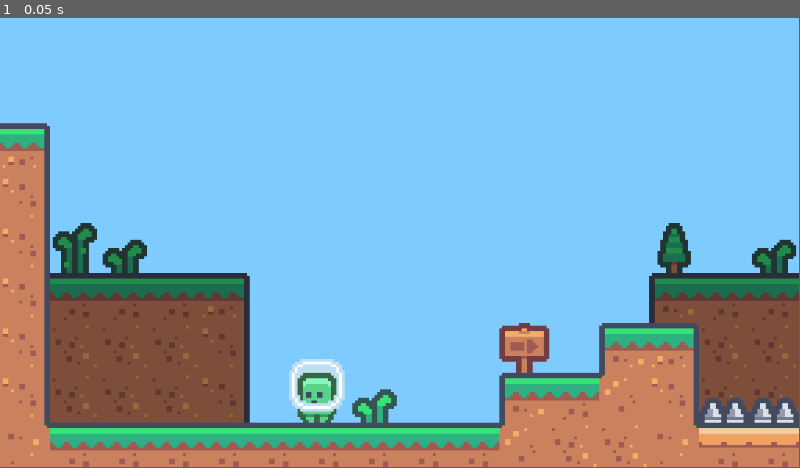
Above: before the commit, frame 1.
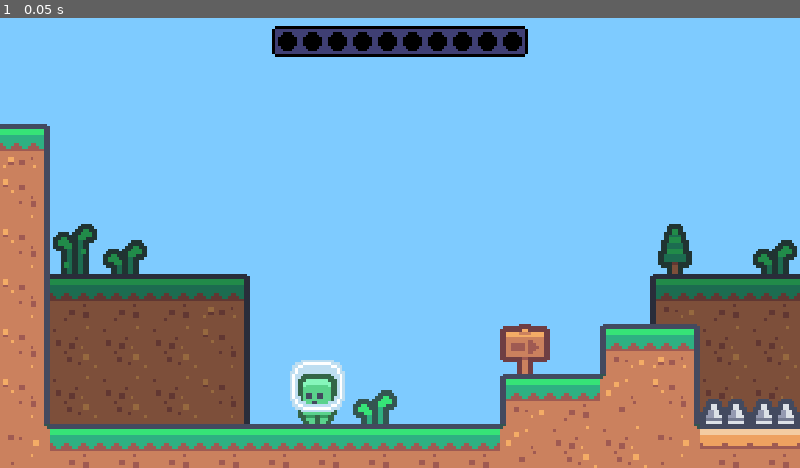
Above: after the commit, the same moment.

Repository: lzxh7/zero-lines
Game: Godot game, scene res://main.tscn
Same seed, same stepped clock (60 frames per second), same inputs: the game is played once before the commit and once after it.
Inputs:
- Up to frame 1 (0.05 s): no input
In our replay, the window is 799x449 before the commit and 800x450 after it. These sizes can differ from the game's own. Grey fills any space a smaller window leaves; there, only what the larger window draws over its background counts as a difference.

The runs differ from the first frame. In frame 1, 5.4% of the frame differs, in the area x 0-100%, y 0-100%.

Commit message:
working on coin display
commiting so i can revert if i make the editor crash again

Diff:
--- a/coin.tscn
+++ b/coin.tscn
@@ -29,14 +29,26 @@
 tracks/0/type = "value"
 tracks/0/imported = false
 tracks/0/enabled = true
-tracks/0/path = NodePath(".:frame_coords")
+tracks/0/path = NodePath("..:visible")
 tracks/0/interp = 1
 tracks/0/loop_wrap = true
 tracks/0/keys = {
-"times": PackedFloat32Array(0),
+"times": PackedFloat32Array(0.001),
 "transitions": PackedFloat32Array(1),
 "update": 1,
-"values": [Vector2i(0, 0)]
+"values": [false]
+}
+tracks/1/type = "value"
+tracks/1/imported = false
+tracks/1/enabled = true
+tracks/1/path = NodePath("..:process_mode")
+tracks/1/interp = 1
+tracks/1/loop_wrap = true
+tracks/1/keys = {
+"times": PackedFloat32Array(0.001),
+"transitions": PackedFloat32Array(1),
+"update": 1,
+"values": [4]
 }
 
 [sub_resource type="AnimationLibrary" id="AnimationLibrary_d5dhc"]
@@ -61,6 +73,7 @@
 hframes = 2
 
 [node name="AnimationPlayer" type="AnimationPlayer" parent="Sprite2D"]
+process_mode = 3
 libraries = {
 "": SubResource("AnimationLibrary_d5dhc")
 }
@@ -82,6 +95,7 @@
 [connection signal="ready" from="." to="." method="hide"]
 [connection signal="timeout" from="Reveal" to="." method="show"]
 [connection signal="timeout" from="Reveal" to="." method="set_process_mode" binds= [3]]
+[connection signal="timeout" from="Reveal" to="Sprite2D/AnimationPlayer" method="play" binds= [&"spin_coin"]]
 [connection signal="timeout" from="Touched" to="." method="hide"]
 [connection signal="timeout" from="Touched" to="." method="set_process_mode" binds= [4]]
 [connection signal="timeout" from="Touched" to="Reveal" method="set_block_signals" binds= [true]]
--- /dev/null
+++ b/coin_counter.tscn
@@ -0,0 +1,51 @@
+[gd_scene load_steps=3 format=3 uid="uid://crksv8u8mmr5s"]
+
+[ext_resource type="PackedScene" uid="uid://iqc1ca157k3" path="res://coin_counter_internal.tscn" id="1_x8pab"]
+[ext_resource type="Texture2D" uid="uid://tgl6d0xe6cvp" path="res://coin_frame.png" id="2_f0vjf"]
+
+[node name="CoinCounter" type="Control"]
+layout_mode = 3
+anchors_preset = 0
+offset_right = 40.0
+offset_bottom = 40.0
+
+[node name="SubViewportContainer" type="SubViewportContainer" parent="."]
+texture_filter = 1
+layout_mode = 1
+anchors_preset = 5
+anchor_left = 0.5
+anchor_right = 0.5
+offset_left = -180.0
+offset_right = 180.0
+offset_bottom = 44.0
+grow_horizontal = 2
+stretch = true
+
+[node name="SubViewport" type="SubViewport" parent="SubViewportContainer"]
+handle_input_locally = false
+size = Vector2i(360, 44)
+render_target_update_mode = 4
+
+[node name="Node2D" parent="SubViewportContainer/SubViewport" instance=ExtResource("1_x8pab")]
+
+[node name="TextureRect" type="TextureRect" parent="."]
+texture_filter = 1
+layout_mode = 1
+anchors_preset = 5
+anchor_left = 0.5
+anchor_right = 0.5
+offset_left = -184.0
+offset_right = -92.0
+offset_bottom = 11.0
+grow_horizontal = 2
+scale = Vector2(4, 4)
+texture = ExtResource("2_f0vjf")
+expand_mode = 2
+
+[node name="AddCoin" type="Timer" parent="."]
+wait_time = 0.001
+one_shot = true
+
+[connection signal="timeout" from="AddCoin" to="SubViewportContainer/SubViewport/Node2D/RigidBody2D" method="apply_central_impulse" binds= [Vector2(2160, 0)]]
+
+[editable path="SubViewportContainer/SubViewport/Node2D"]
--- /dev/null
+++ b/coin_counter_internal.tscn
@@ -0,0 +1,59 @@
+[gd_scene load_steps=9 format=3 uid="uid://iqc1ca157k3"]
+
+[sub_resource type="QuadMesh" id="QuadMesh_nb5o3"]
+
+[sub_resource type="Gradient" id="Gradient_wfjmq"]
+offsets = PackedFloat32Array(0, 0.897661)
+colors = PackedColorArray(0, 0, 0, 1, 0, 0, 0, 1)
+
+[sub_resource type="GradientTexture2D" id="GradientTexture2D_km66i"]
+gradient = SubResource("Gradient_wfjmq")
+
+[sub_resource type="QuadMesh" id="QuadMesh_va5qs"]
+
+[sub_resource type="Gradient" id="Gradient_ef1gr"]
+offsets = PackedFloat32Array(0, 0.897661)
+colors = PackedColorArray(1, 0.85098, 0, 1, 1, 0.85098, 0, 1)
+
+[sub_resource type="GradientTexture2D" id="GradientTexture2D_j5ry3"]
+gradient = SubResource("Gradient_ef1gr")
+
+[sub_resource type="RectangleShape2D" id="RectangleShape2D_lxgy2"]
+size = Vector2(12, 24)
+
+[sub_resource type="RectangleShape2D" id="RectangleShape2D_wkp52"]
+
+[node name="Node2D" type="Node2D"]
+
+[node name="MeshInstance2D" type="MeshInstance2D" parent="."]
+position = Vector2(220, 63.875)
+scale = Vector2(440, 128.25)
+mesh = SubResource("QuadMesh_nb5o3")
+texture = SubResource("GradientTexture2D_km66i")
+
+[node name="RigidBody2D" type="RigidBody2D" parent="."]
+position = Vector2(-8, 0)
+gravity_scale = 0.0
+linear_damp = 60.0
+
+[node name="MeshInstance2D" type="MeshInstance2D" parent="RigidBody2D"]
+position = Vector2(-208, 65.75)
+scale = Vector2(440, 132.5)
+mesh = SubResource("QuadMesh_va5qs")
+texture = SubResource("GradientTexture2D_j5ry3")
+
+[node name="CollisionShape2D" type="CollisionShape2D" parent="RigidBody2D"]
+position = Vector2(6, 12)
+shape = SubResource("RectangleShape2D_lxgy2")
+
+[node name="Area2D" type="Area2D" parent="."]
+
+[node name="CollisionShape2D" type="CollisionShape2D" parent="Area2D"]
+position = Vector2(356, 16)
+shape = SubResource("RectangleShape2D_wkp52")
+
+[node name="AllCoinsFound" type="Timer" parent="Area2D"]
+wait_time = 0.001
+one_shot = true
+
+[connection signal="body_entered" from="Area2D" to="Area2D/AllCoinsFound" method="start" unbinds=1]
--- /dev/null
+++ b/coin_spawner.tscn
@@ -0,0 +1,21 @@
+[gd_scene load_steps=3 format=3 uid="uid://d0ycgh4mre2xw"]
+
+[ext_resource type="PackedScene" uid="uid://diovi7lou84m" path="res://coin.tscn" id="1_6cjk5"]
+
+[sub_resource type="RectangleShape2D" id="RectangleShape2D_6hntf"]
+size = Vector2(72, 8)
+
+[node name="CoinSpawner" type="Area2D"]
+collision_mask = 128
+
+[node name="CollisionShape2D" type="CollisionShape2D" parent="."]
+position = Vector2(0, 28)
+shape = SubResource("RectangleShape2D_6hntf")
+
+[node name="Coin" parent="." instance=ExtResource("1_6cjk5")]
+visible = false
+position = Vector2(0, -68)
+
+[connection signal="area_entered" from="." to="Coin/Reveal" method="start" unbinds=1]
+
+[editable path="Coin"]
--- a/enemy.tscn
+++ b/enemy.tscn
@@ -13,6 +13,38 @@
 [sub_resource type="CapsuleShape2D" id="CapsuleShape2D_3d3b0"]
 radius = 26.0
 height = 60.0
+
+[sub_resource type="Animation" id="Animation_v46ag"]
+length = 0.001
+tracks/0/type = "value"
+tracks/0/imported = false
+tracks/0/enabled = true
+tracks/0/path = NodePath(".:process_mode")
+tracks/0/interp = 1
+tracks/0/loop_wrap = true
+tracks/0/keys = {
+"times": PackedFloat32Array(0),
+"transitions": PackedFloat32Array(1),
+"update": 1,
+"values": [0]
+}
+tracks/1/type = "value"
+tracks/1/imported = false
+tracks/1/enabled = true
+tracks/1/path = NodePath("Icon:visible")
+tracks/1/interp = 1
+tracks/1/loop_wrap = true
+tracks/1/keys = {
+"times": PackedFloat32Array(0),
+"transitions": PackedFloat32Array(1),
+"update": 1,
+"values": [true]
+}
+
+[sub_resource type="AnimationLibrary" id="AnimationLibrary_tkddg"]
+_data = {
+"RESET": SubResource("Animation_v46ag")
+}
 
 [sub_resource type="Animation" id="Animation_rvugt"]
 resource_name = "run"
@@ -31,13 +63,22 @@
 "values": [Vector2i(0, 0), Vector2i(1, 0)]
 }
 
+[sub_resource type="Animation" id="Animation_aw31b"]
+resource_name = "RESET"
+
 [sub_resource type="AnimationLibrary" id="AnimationLibrary_cogm1"]
 _data = {
+"RESET": SubResource("Animation_aw31b"),
 "run": SubResource("Animation_rvugt")
 }
 
 [sub_resource type="Animation" id="Animation_bb6it"]
 length = 0.001
+
+[sub_resource type="Animation" id="Animation_eofqy"]
+resource_name = "look_left"
+length = 0.0166683
+step = 0.0166667
 tracks/0/type = "value"
 tracks/0/imported = false
 tracks/0/enabled = true
@@ -63,8 +104,8 @@
 "values": [Vector2(-2000, 0)]
 }
 
-[sub_resource type="Animation" id="Animation_eofqy"]
-resource_name = "look_left"
+[sub_resource type="Animation" id="Animation_2uiay"]
+resource_name = "look_right"
 length = 0.0166683
 step = 0.0166667
 tracks/0/type = "value"
@@ -77,7 +118,7 @@
 "times": PackedFloat32Array(0),
 "transitions": PackedFloat32Array(1),
 "update": 0,
-"values": [Vector2(4, 4)]
+"values": [Vector2(-4, 4)]
 }
 tracks/1/type = "value"
 tracks/1/imported = false
@@ -89,35 +130,6 @@
 "times": PackedFloat32Array(0),
 "transitions": PackedFloat32Array(1),
 "update": 0,
-"values": [Vector2(-2000, 0)]
-}
-
-[sub_resource type="Animation" id="Animation_2uiay"]
-resource_name = "look_right"
-length = 0.0166683
-step = 0.0166667
-tracks/0/type = "value"
-tracks/0/imported = false
-tracks/0/enabled = true
-tracks/0/path = NodePath("Icon:scale")
-tracks/0/interp = 1
-tracks/0/loop_wrap = true
-tracks/0/keys = {
-"times": PackedFloat32Array(0),
-"transitions": PackedFloat32Array(1),
-"update": 0,
-"values": [Vector2(-4, 4)]
-}
-tracks/1/type = "value"
-tracks/1/imported = false
-tracks/1/enabled = true
-tracks/1/path = NodePath(".:constant_force")
-tracks/1/interp = 1
-tracks/1/loop_wrap = true
-tracks/1/keys = {
-"times": PackedFloat32Array(0),
-"transitions": PackedFloat32Array(1),
-"update": 0,
 "values": [Vector2(2000, 0)]
 }
 
@@ -126,68 +138,6 @@
 "RESET": SubResource("Animation_bb6it"),
 "look_left": SubResource("Animation_eofqy"),
 "look_right": SubResource("Animation_2uiay")
-}
-
-[sub_resource type="Animation" id="Animation_yvl23"]
-resource_name = "reset"
-length = 0.0166683
-step = 0.0166667
-tracks/0/type = "value"
-tracks/0/imported = false
-tracks/0/enabled = true
-tracks/0/path = NodePath(".:visible")
-tracks/0/interp = 1
-tracks/0/loop_wrap = true
-tracks/0/keys = {
-"times": PackedFloat32Array(0),
-"transitions": PackedFloat32Array(1),
-"update": 1,
-"values": [true]
-}
-tracks/1/type = "value"
-tracks/1/imported = false
-tracks/1/enabled = true
-tracks/1/path = NodePath(".:process_mode")
-tracks/1/interp = 1
-tracks/1/loop_wrap = true
-tracks/1/keys = {
-"times": PackedFloat32Array(0),
-"transitions": PackedFloat32Array(1),
-"update": 1,
-"values": [0]
-}
-
-[sub_resource type="Animation" id="Animation_v46ag"]
-length = 0.001
-tracks/0/type = "value"
-tracks/0/imported = false
-tracks/0/enabled = true
-tracks/0/path = NodePath(".:visible")
-tracks/0/interp = 1
-tracks/0/loop_wrap = true
-tracks/0/keys = {
-"times": PackedFloat32Array(0),
-"transitions": PackedFloat32Array(1),
-"update": 1,
-"values": [true]
-}
-tracks/1/type = "value"
-tracks/1/imported = false
-tracks/1/enabled = true
-tracks/1/path = NodePath(".:process_mode")
-tracks/1/interp = 1
-tracks/1/loop_wrap = true
-tracks/1/keys = {
-"times": PackedFloat32Array(0),
-"transitions": PackedFloat32Array(1),
-"update": 1,
-"values": [0]
-}
-
-[sub_resource type="AnimationLibrary" id="AnimationLibrary_tkddg"]
-_data = {
-"RESET": SubResource("Animation_v46ag"),
-"reset": SubResource("Animation_yvl23")
 }
 
 [sub_resource type="RectangleShape2D" id="RectangleShape2D_ogcno"]
@@ -219,6 +169,12 @@
 rotation = 1.5708
 shape = SubResource("CapsuleShape2D_3d3b0")
 
+[node name="Reset" type="AnimationPlayer" parent="."]
+process_mode = 3
+libraries = {
+"": SubResource("AnimationLibrary_tkddg")
+}
+
 [node name="AnimationPlayer" type="AnimationPlayer" parent="."]
 reset_on_save = false
 libraries = {
@@ -228,11 +184,6 @@
 [node name="LookLeftRight" type="AnimationPlayer" parent="."]
 libraries = {
 "": SubResource("AnimationLibrary_1q6vn")
-}
-
-[node name="Reset" type="AnimationPlayer" parent="."]
-libraries = {
-"": SubResource("AnimationLibrary_tkddg")
 }
 
 [node name="GoRight" type="Area2D" parent="."]
--- a/main.tscn
+++ b/main.tscn
@@ -1,10 +1,12 @@
-[gd_scene load_steps=13 format=3 uid="uid://cdvcm8f5fq5ys"]
+[gd_scene load_steps=15 format=3 uid="uid://cdvcm8f5fq5ys"]
 
 [ext_resource type="TileSet" uid="uid://qit07w31ghty" path="res://tile_set_foreground.tres" id="1_87m5i"]
 [ext_resource type="PackedScene" uid="uid://wyghu87u41ku" path="res://player.tscn" id="1_ou0uc"]
 [ext_resource type="TileSet" uid="uid://qgbo7l5fuget" path="res://tile_set_background.tres" id="2_131tm"]
 [ext_resource type="Texture2D" uid="uid://b34kvwlk7m4i1" path="res://spoiler.jpg" id="3_8yd67"]
 [ext_resource type="PackedScene" uid="uid://b8jijmegimlg2" path="res://enemy.tscn" id="3_f3hby"]
+[ext_resource type="PackedScene" uid="uid://d0ycgh4mre2xw" path="res://coin_spawner.tscn" id="6_h16gg"]
+[ext_resource type="PackedScene" uid="uid://crksv8u8mmr5s" path="res://coin_counter.tscn" id="7_unfvx"]
 
 [sub_resource type="WorldBoundaryShape2D" id="WorldBoundaryShape2D_ygyig"]
 distance = -648.0
@@ -84,70 +86,28 @@
 tracks/5/type = "method"
 tracks/5/imported = false
 tracks/5/enabled = true
-tracks/5/path = NodePath("ResetShow")
+tracks/5/path = NodePath("Resetables")
 tracks/5/interp = 1
 tracks/5/loop_wrap = true
 tracks/5/keys = {
 "times": PackedFloat32Array(0),
 "transitions": PackedFloat32Array(1),
 "values": [{
-"args": [&"show", [], false],
+"args": [&"play", [&"RESET"], false],
 "method": &"propagate_call"
 }]
 }
-tracks/6/type = "method"
+tracks/6/type = "value"
 tracks/6/imported = false
 tracks/6/enabled = true
-tracks/6/path = NodePath("ResetShow")
+tracks/6/path = NodePath("Player/Squasher:process_mode")
 tracks/6/interp = 1
 tracks/6/loop_wrap = true
 tracks/6/keys = {
 "times": PackedFloat32Array(0),
 "transitions": PackedFloat32Array(1),
-"values": [{
-"args": [&"set_process_mode", [0], true],
-"method": &"propagate_call"
-}]
-}
-tracks/7/type = "value"
-tracks/7/imported = false
-tracks/7/enabled = true
-tracks/7/path = NodePath("Player/Squasher:process_mode")
-tracks/7/interp = 1
-tracks/7/loop_wrap = true
-tracks/7/keys = {
-"times": PackedFloat32Array(0),
-"transitions": PackedFloat32Array(1),
 "update": 1,
 "values": [0]
-}
-tracks/8/type = "method"
-tracks/8/imported = false
-tracks/8/enabled = true
-tracks/8/path = NodePath("ResetHide")
-tracks/8/interp = 1
-tracks/8/loop_wrap = true
-tracks/8/keys = {
-"times": PackedFloat32Array(0),
-"transitions": PackedFloat32Array(1),
-"values": [{
-"args": [&"hide", [], false],
-"method": &"propagate_call"
-}]
-}
-tracks/9/type = "method"
-tracks/9/imported = false
-tracks/9/enabled = true
-tracks/9/path = NodePath("ResetHide")
-tracks/9/interp = 1
-tracks/9/loop_wrap = true
-tracks/9/keys = {
-"times": PackedFloat32Array(0),
-"transitions": PackedFloat32Array(1),
-"values": [{
-"args": [&"set_process_mode", [4], false],
-"method": &"propagate_call"
-}]
 }
 
 [sub_resource type="Animation" id="Animation_4illw"]
@@ -240,7 +200,7 @@
 tile_set = ExtResource("1_87m5i")
 format = 2
 layer_0/name = "gameplay"
-layer_0/tile_data = PackedInt32Array(196607, 131072, 1, 2621 …(12642 unchanged characters)… , -196548, 524288, 2, -196547, 589824, 2)
+layer_0/tile_data = PackedInt32Array(196607, 131072, 1, 2621 …(12642 unchanged characters)… , -196548, 524288, 2, -196547, 589824, 2, -393146, 589824, 1, -393125, 262144, 6)
 layer_1/name = "background"
 layer_1/modulate = Color(0.791999, 0.791999, 0.791999, 1)
 layer_1/z_index = -1
@@ -256,7 +216,7 @@
 layer_1/name = "background"
 layer_1/modulate = Color(0.61339, 0.61339, 0.61339, 1)
 layer_1/z_index = -1
-layer_1/tile_data = PackedInt32Array(524291, 131072, 7, 4587 …(5966 unchanged characters)… 6, 6, 327766, 65536, 6, 262230, 65536, 1)
+layer_1/tile_data = PackedInt32Array(524291, 131072, 7, 4587 …(5966 unchanged characters)… 6, 6, 327766, 65536, 6, 262230, 65536, 1, -131005, 393216, 6, -131002, 524288, 6, -130996, 327680, 6, -130997, 262144, 6, -130994, 262144, 6, -130991, 262144, 6, -131012, 262144, 6, -131011, 262144, 6, -131009, 589824, 6, -131019, 262144, 6)
 
 [node name="CPUParticles2D" type="CPUParticles2D" parent="World/Environment"]
 z_index = 2
@@ -355,27 +315,37 @@
 offset_bottom = 1228.0
 color = Color(0.493063, 0.796654, 1, 1)
 
-[node name="ResetHide" type="Node2D" parent="World"]
-
-[node name="ResetShow" type="Node2D" parent="World"]
-
-[node name="Enemy" parent="World/ResetShow" instance=ExtResource("3_f3hby")]
+[node name="Resetables" type="Node2D" parent="World"]
+
+[node name="Enemy" parent="World/Resetables" instance=ExtResource("3_f3hby")]
 position = Vector2(2052, 543)
 
-[node name="Enemy2" parent="World/ResetShow" instance=ExtResource("3_f3hby")]
+[node name="Enemy2" parent="World/Resetables" instance=ExtResource("3_f3hby")]
 position = Vector2(3600, 192)
 
-[node name="Enemy3" parent="World/ResetShow" instance=ExtResource("3_f3hby")]
+[node name="Enemy3" parent="World/Resetables" instance=ExtResource("3_f3hby")]
 position = Vector2(3460, -96)
 
-[node name="Enemy4" parent="World/ResetShow" instance=ExtResource("3_f3hby")]
+[node name="Enemy4" parent="World/Resetables" instance=ExtResource("3_f3hby")]
 position = Vector2(4208, 552)
 
-[node name="Enemy5" parent="World/ResetShow" instance=ExtResource("3_f3hby")]
+[node name="Enemy5" parent="World/Resetables" instance=ExtResource("3_f3hby")]
 position = Vector2(4560, -244)
 
-[node name="Enemy6" parent="World/ResetShow" instance=ExtResource("3_f3hby")]
+[node name="Enemy6" parent="World/Resetables" instance=ExtResource("3_f3hby")]
 position = Vector2(6084, -168)
+
+[node name="CoinSpawner" parent="World/Resetables" instance=ExtResource("6_h16gg")]
+position = Vector2(1260, 256)
+
+[node name="CoinSpawner2" parent="World/Resetables" instance=ExtResource("6_h16gg")]
+position = Vector2(3204, -104)
+
+[node name="CoinSpawner3" parent="World/Resetables" instance=ExtResource("6_h16gg")]
+position = Vector2(4500, -392)
+
+[node name="CoinSpawner4" parent="World/Resetables" instance=ExtResource("6_h16gg")]
+position = Vector2(5148, -392)
 
 [node name="ResetGame" type="AnimationPlayer" parent="World"]
 process_mode = 3
@@ -383,6 +353,18 @@
 "": SubResource("AnimationLibrary_2g5x2")
 }
 
+[node name="UI" type="CanvasLayer" parent="."]
+
+[node name="Control" parent="UI" instance=ExtResource("7_unfvx")]
+anchors_preset = 5
+anchor_left = 0.5
+anchor_right = 0.5
+offset_left = -20.0
+offset_top = 12.0
+offset_right = 20.0
+offset_bottom = 52.0
+grow_horizontal = 2
+
 [connection signal="timeout" from="World/Player/EnemyDetection/Timer" to="World/ResetGame" method="play" binds= [&"reset"]]
 
 [editable path="World/Player"]
--- a/player.tscn
+++ b/player.tscn
@@ -43,6 +43,9 @@
 
 [sub_resource type="RectangleShape2D" id="RectangleShape2D_m37ig"]
 size = Vector2(53, 23)
+
+[sub_resource type="RectangleShape2D" id="RectangleShape2D_isg6b"]
+size = Vector2(26, 23)
 
 [sub_resource type="Animation" id="Animation_2f42k"]
 length = 0.001
@@ -280,6 +283,18 @@
 shape = SubResource("RectangleShape2D_m37ig")
 
 [node name="Timer" type="Timer" parent="Squasher"]
+wait_time = 0.001
+one_shot = true
+
+[node name="Head" type="Area2D" parent="."]
+collision_layer = 128
+collision_mask = 0
+
+[node name="CollisionShape2D" type="CollisionShape2D" parent="Head"]
+position = Vector2(0, -43)
+shape = SubResource("RectangleShape2D_isg6b")
+
+[node name="Timer" type="Timer" parent="Head"]
 wait_time = 0.001
 one_shot = true
 
@@ -316,3 +331,5 @@
 [connection signal="body_shape_entered" from="EnemyDetection" to="EnemyDetection/Timer" method="start" unbinds=4]
 [connection signal="area_entered" from="Squasher" to="Squasher/Timer" method="start" unbinds=1]
 [connection signal="timeout" from="Squasher/Timer" to="." method="apply_central_impulse" binds= [Vector2(0, -1200)]]
+[connection signal="area_entered" from="Head" to="Head/Timer" method="start" unbinds=1]
+[connection signal="timeout" from="Head/Timer" to="." method="apply_central_impulse" binds= [Vector2(0, -1200)]]
--- a/project.godot
+++ b/project.godot
@@ -14,6 +14,10 @@
 run/main_scene="res://main.tscn"
 config/features=PackedStringArray("4.2", "GL Compatibility")
 config/icon="res://icon.svg"
+
+[display]
+
+window/stretch/mode="canvas_items"
 
 [editor]
 
@@ -50,6 +54,7 @@
 2d_physics/layer_5="squasher"
 2d_physics/layer_6="squash_detector"
 2d_physics/layer_7="enemy_blocker"
+2d_physics/layer_8="player_head"
 
 [rendering]
 
Binary file added: coin_frame.png
Not shown, added: coin_frame.png.import
Not shown: 1 places in player.tscn that only renumber resources
